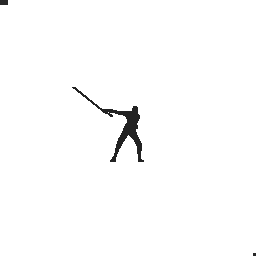
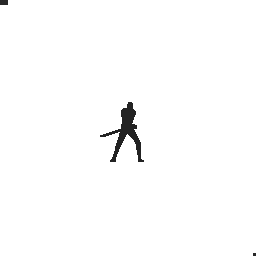
Layers edited between the first and the second 256×256 image:
hid "06" over [72, 87, 142, 156]
showed "01", opacity 20% → 100% over [100, 102, 142, 156]
